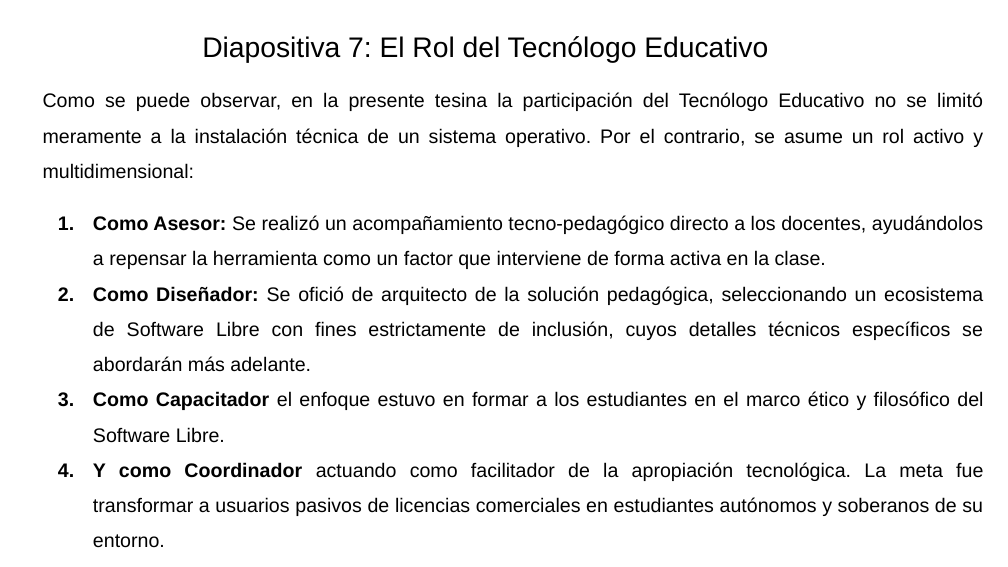
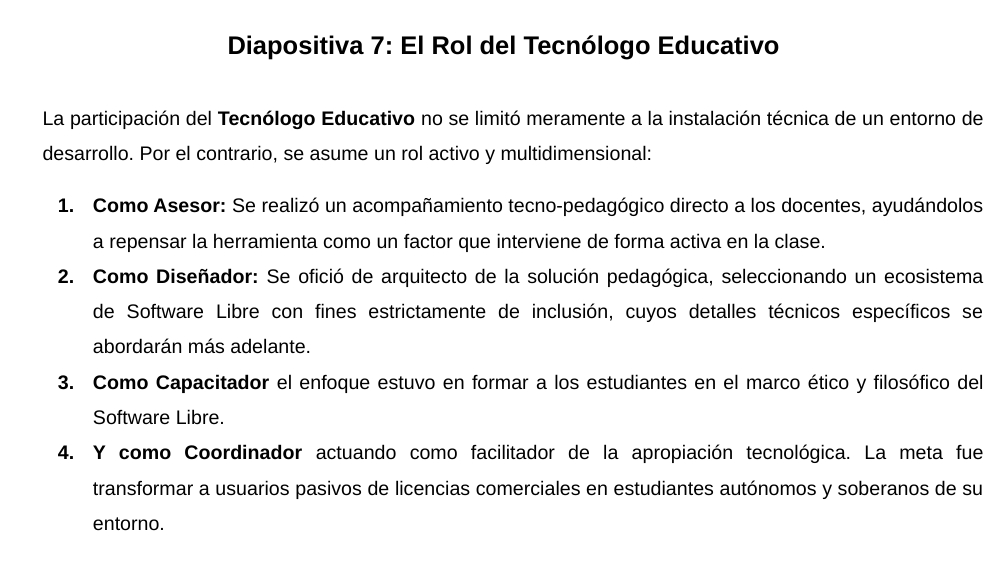
Before and after one commit to gabrielinuz/gabrielinuz.github.io, a slide deck: slide 8 of doc/GUION_DE_DEFENSA_LTE.pptx. Drawn at 1008x567 pixels with LibreOffice and Linux fonts; fonts in the diff are those of the drawing. Boxes give left, top, right and bottom in pixels: in the first picture for what was removed or moved away, otherwise in the second. Text is boxed around its words. In the diff, an @@ line names an element or a change of style, - is before the commit and + after.

```diff
--- a/doc/GUION_DE_DEFENSA_LTE.pptx
+++ b/doc/GUION_DE_DEFENSA_LTE.pptx
@@ title "Diapositiva 7: El Rol del ...": place and size @@
-title "Diapositiva 7: El Rol del ..." at [202, 36, 768, 63]
+title "Diapositiva 7: El Rol del ..." at [228, 35, 780, 60]
@@ title "Diapositiva 7: El Rol del ..." at [228, 35, 780, 60]: size 20.2 to 18.2 pt, bold on @@
@@ text at [43, 110, 984, 164]: text changed @@
-Como se puede observar, en la presente tesina la participación del Tecnólogo Educativo no se limitó meramente a la instalación técnica de un sistema operativo. Por el contrario, se asume un rol activo y multidimensional:
+La participación del Tecnólogo Educativo no se limitó meramente a la instalación técnica de un entorno de desarrollo. Por el contrario, se asume un rol activo y multidimensional:
```
Also in this commit, not shown: 18 other slides changed, 1 other file.
